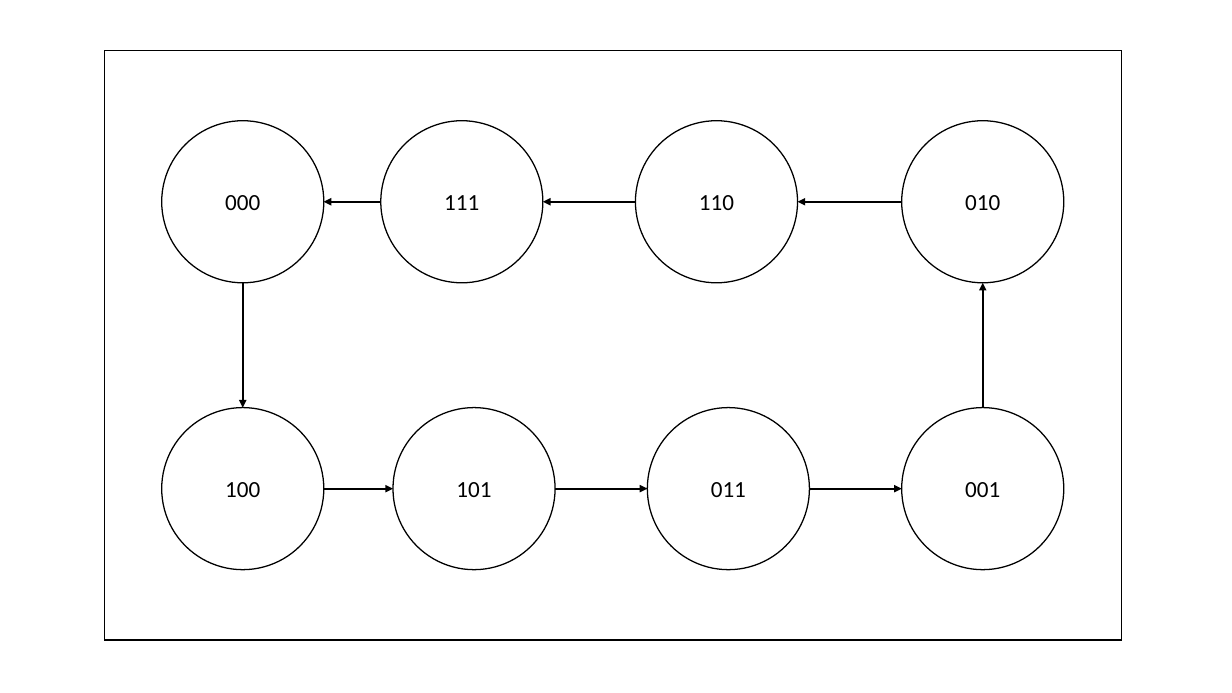
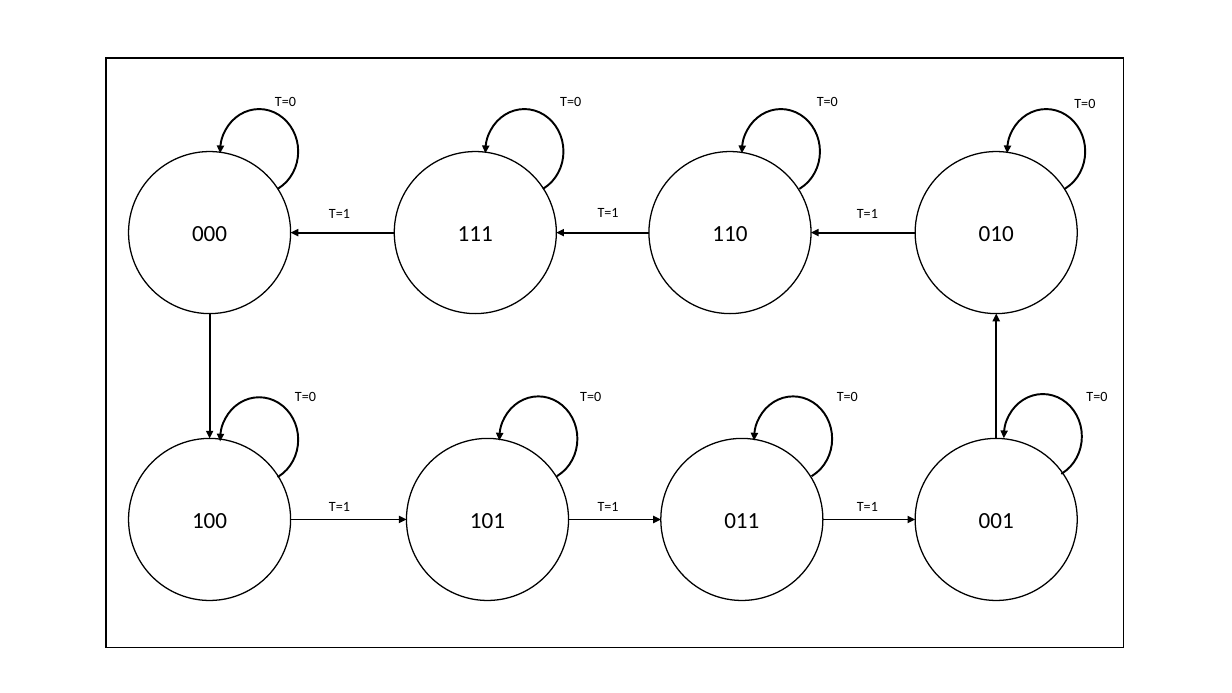
Before and after one commit to jake-billings/edu-csci1510, a slide deck: slide 1 of Lab05_Billings/State_Graph_Billings.pptx. Drawn at 1232x693 pixels with LibreOffice and Linux fonts; fonts in the diff are those of the drawing. Boxes give left, top, right and bottom in pixels: in the first picture for what was removed or moved away, otherwise in the second. Text is boxed around its words. In the diff, an @@ line names an element or a change of style, - is before the commit and + after.

```diff
--- a/Lab05_Billings/State_Graph_Billings.pptx
+++ b/Lab05_Billings/State_Graph_Billings.pptx
@@ rectangle: place and size @@
-rectangle at bbox=[104, 51, 1122, 640]
+rectangle at bbox=[106, 58, 1124, 648]
@@ arrow moved from (381, 201) - (323, 201) to (395, 233) - (291, 233) @@
@@ 6 ellipses, 5 arrows: place and size @@
-6 ellipses, 5 arrows at bbox=[381, 121, 1064, 569]
+6 ellipses, 5 arrows at bbox=[395, 152, 1077, 600]
@@ 2 ellipses, 1 arrow: place and size @@
-2 ellipses, 1 arrow at bbox=[162, 121, 323, 569]
+2 ellipses, 1 arrow at bbox=[128, 152, 290, 600]
@@ group added at bbox=[220, 97, 1107, 511]: 14 texts, 8 arc (boxed as its full ellipse)s @@
+T=0
+T=0
+T=0
+T=0
+T=0
+T=0
+T=0
+T=0
+T=1
+T=1
+T=1
+T=1
+T=1
+T=1
@@ arrow moved from (323, 489) - (393, 489) to (291, 519) - (407, 519) @@
```
Also in this commit, not shown: 2 other files.
